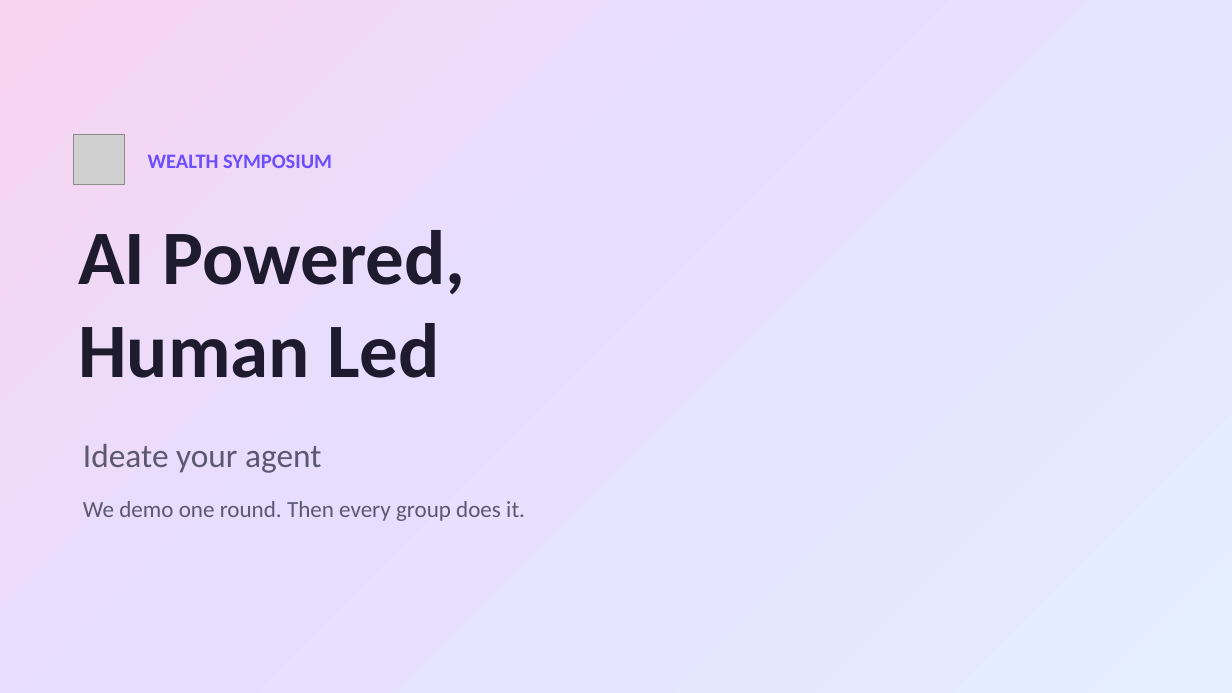
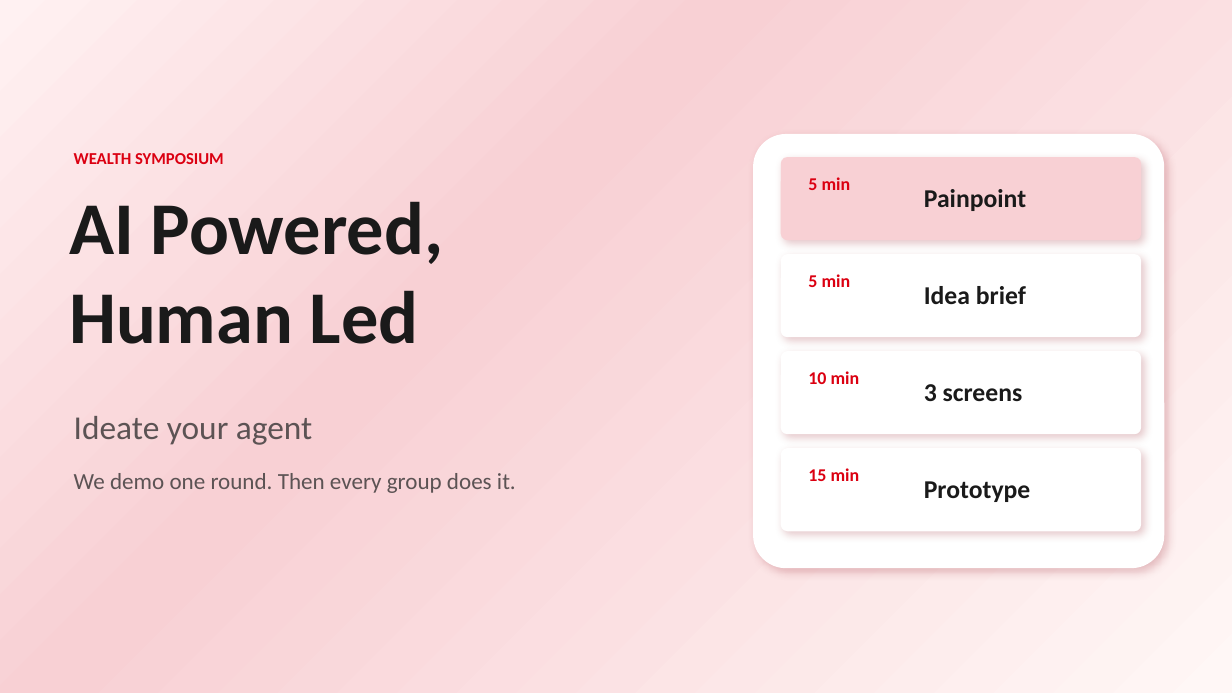
Before and after one commit to sync710n/wealthsymposium26, a slide deck: slide 1 of docs/Wealth-Symposium-Activity.pptx. Drawn at 1232x693 pixels with LibreOffice and Linux fonts; fonts in the diff are those of the drawing; grey boxes stand for pictures. Boxes give left, top, right and bottom in pixels: in the first picture for what was removed or moved away, otherwise in the second. Text is boxed around its words. In the diff, an @@ line names an element or a change of style, - is before the commit and + after.

```diff
--- a/docs/Wealth-Symposium-Activity.pptx
+++ b/docs/Wealth-Symposium-Activity.pptx
@@ background gradient #F8D4F0 to #E7DEFF to #E4EEFF to gradient #FFF1F2 to #F8D0D4 to #FFF7F6 @@
@@ text "WEALTH SYMPOSIUM" moved from (x1=148, y1=154, x2=332, y2=168) to (x1=74, y1=153, x2=224, y2=164) @@
@@ text "WEALTH SYMPOSIUM" at (x1=74, y1=153, x2=224, y2=164): size 16 to 13 pt, text colour #6B4EFF to #DB0011 @@
@@ picture removed at (x1=74, y1=134, x2=125, y2=185) @@
@@ rounded rectangle added at (x1=753, y1=134, x2=1165, y2=568), fill #FFFFFF @@
@@ text "AI Powered, Human Led" moved from (x1=78, y1=230, x2=466, y2=378) to (x1=69, y1=201, x2=444, y2=344) @@
@@ text "AI Powered, Human Led" at (x1=69, y1=201, x2=444, y2=344): size 60 to 58 pt, text colour #1E1B2E to #1A1A1A @@
@@ rounded rectangle added at (x1=781, y1=157, x2=1141, y2=240), fill #F8D0D4 @@
@@ text added at (x1=808, y1=177, x2=851, y2=190), 14 pt, text #DB0011, bold @@
+5 min
@@ text added at (x1=924, y1=189, x2=1026, y2=211), 20 pt, text #1A1A1A, bold @@
+Painpoint
@@ rounded rectangle added at (x1=781, y1=254, x2=1141, y2=337), fill #FFFFFF @@
@@ text added at (x1=808, y1=274, x2=851, y2=287), 14 pt, text #DB0011, bold @@
+5 min
@@ text added at (x1=924, y1=286, x2=1026, y2=304), 20 pt, text #1A1A1A, bold @@
+Idea brief
@@ rounded rectangle added at (x1=781, y1=351, x2=1141, y2=434), fill #FFFFFF @@
@@ text added at (x1=808, y1=371, x2=860, y2=384), 14 pt, text #DB0011, bold @@
+10 min
@@ text added at (x1=924, y1=384, x2=1023, y2=401), 20 pt, text #1A1A1A, bold @@
+3 screens
@@ text "Ideate your agent" moved from (x1=83, y1=444, x2=321, y2=473) to (x1=74, y1=416, x2=312, y2=445) @@
@@ text "Ideate your agent" at (x1=74, y1=416, x2=312, y2=445): text colour #5C5870 to #5C5354 @@
@@ rounded rectangle added at (x1=781, y1=448, x2=1141, y2=531), fill #FFFFFF @@
@@ text "We demo one round. Then ..." at (x1=74, y1=473, x2=516, y2=493): text colour #5C5870 to #5C5354 @@
@@ text "We demo one round. Then ..." moved from (x1=83, y1=501, x2=525, y2=521) to (x1=74, y1=473, x2=516, y2=493) @@
@@ text added at (x1=808, y1=468, x2=860, y2=481), 14 pt, text #DB0011, bold @@
+15 min
@@ text added at (x1=924, y1=481, x2=1031, y2=502), 20 pt, text #1A1A1A, bold @@
+Prototype
```
Also in this commit, not shown: 4 other slides changed, 1 slide added, 1 slide removed.
